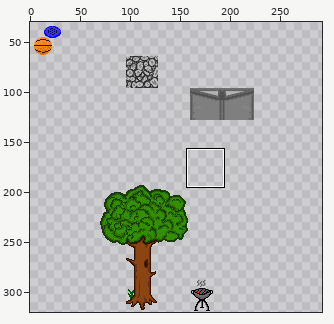
One commit to this sprite sheet: maps/Lysander.png. The first picture is a wide view before the edit; the outline marks the close-up.
Close-up. The starting point:
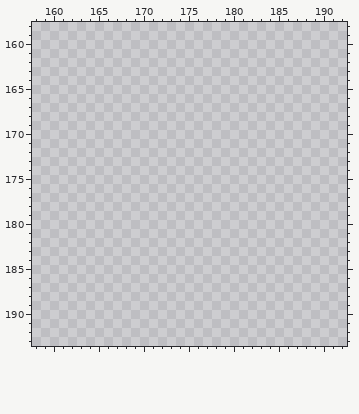
The file is 320x320 pixels. Pixels under 10% opacity are left out. Colours within 5 levels of each other are drawn and written as one. Shown: x 158..192, y 158..193. The wide view leaves out empty margins. The commit also changed other parts of the picture, which this record leaves out.
New version:
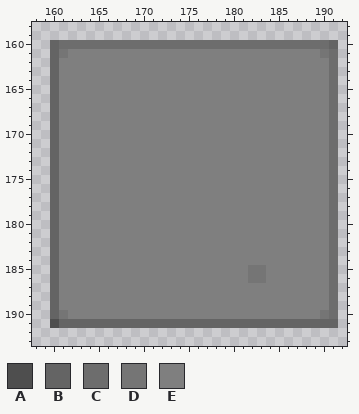
Palette (. is transparent): A #4e4e4e  B #646464  C #6d6d6d  D #757575  E #7f7f7f
Edits made:
@@ x 158..192 @@
 159 ...................................
-160 ...................................
-161 ...................................
-162 ...................................
-163 ...................................
-164 ...................................
-165 ...................................
-166 ...................................
-167 ...................................
-168 ...................................
-169 ...................................
-170 ...................................
-171 ...................................
-172 ...................................
-173 ...................................
-174 ...................................
-175 ...................................
-176 ...................................
-177 ...................................
-178 ...................................
-179 ...................................
-180 ...................................
-181 ...................................
-182 ...................................
-183 ...................................
-184 ...................................
-185 ...................................
-186 ...................................
-187 ...................................
-188 ...................................
-189 ...................................
-190 ...................................
-191 ...................................
+160 ..BCCCCCCCCCCCCCCCCCCCCCCCCCCCCCCB.
+161 ..BDEEEEEEEEEEEEEEEEEEEEEEEEEEEEDC.
+162 ..BEEEEEEEEEEEEEEEEEEEEEEEEEEEEEEC.
+163 ..BEEEEEEEEEEEEEEEEEEEEEEEEEEEEEEC.
+164 ..BEEEEEEEEEEEEEEEEEEEEEEEEEEEEEEC.
+165 ..BEEEEEEEEEEEEEEEEEEEEEEEEEEEEEEC.
+166 ..BEEEEEEEEEEEEEEEEEEEEEEEEEEEEEEC.
+167 ..BEEEEEEEEEEEEEEEEEEEEEEEEEEEEEEC.
+168 ..BEEEEEEEEEEEEEEEEEEEEEEEEEEEEEEC.
+169 ..BEEEEEEEEEEEEEEEEEEEEEEEEEEEEEEC.
+170 ..BEEEEEEEEEEEEEEEEEEEEEEEEEEEEEEC.
+171 ..BEEEEEEEEEEEEEEEEEEEEEEEEEEEEEEC.
+172 ..BEEEEEEEEEEEEEEEEEEEEEEEEEEEEEEC.
+173 ..BEEEEEEEEEEEEEEEEEEEEEEEEEEEEEEC.
+174 ..BEEEEEEEEEEEEEEEEEEEEEEEEEEEEEEC.
+175 ..BEEEEEEEEEEEEEEEEEEEEEEEEEEEEEEC.
+176 ..BEEEEEEEEEEEEEEEEEEEEEEEEEEEEEEC.
+177 ..BEEEEEEEEEEEEEEEEEEEEEEEEEEEEEEC.
+178 ..BEEEEEEEEEEEEEEEEEEEEEEEEEEEEEEC.
+179 ..BEEEEEEEEEEEEEEEEEEEEEEEEEEEEEEC.
+180 ..BEEEEEEEEEEEEEEEEEEEEEEEEEEEEEEC.
+181 ..BEEEEEEEEEEEEEEEEEEEEEEEEEEEEEEC.
+182 ..BEEEEEEEEEEEEEEEEEEEEEEEEEEEEEEC.
+183 ..BEEEEEEEEEEEEEEEEEEEEEEEEEEEEEEC.
+184 ..BEEEEEEEEEEEEEEEEEEEEEEEEEEEEEEC.
+185 ..BEEEEEEEEEEEEEEEEEEEEEDDEEEEEEEC.
+186 ..BEEEEEEEEEEEEEEEEEEEEEDDEEEEEEEC.
+187 ..BEEEEEEEEEEEEEEEEEEEEEEEEEEEEEEC.
+188 ..BEEEEEEEEEEEEEEEEEEEEEEEEEEEEEEC.
+189 ..BEEEEEEEEEEEEEEEEEEEEEEEEEEEEEEC.
+190 ..BDEEEEEEEEEEEEEEEEEEEEEEEEEEEEDC.
+191 ..ABBBBBBBBBBBBBBBBBBBBBBBBBBBBBBB.
 192 ...................................
Pixel boxes of the changes (left, top, right, bottom) in both close-ups:
added: (50, 40, 338, 328)
